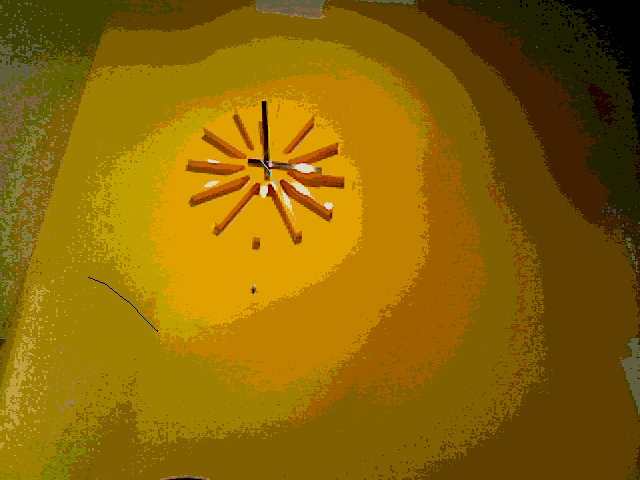
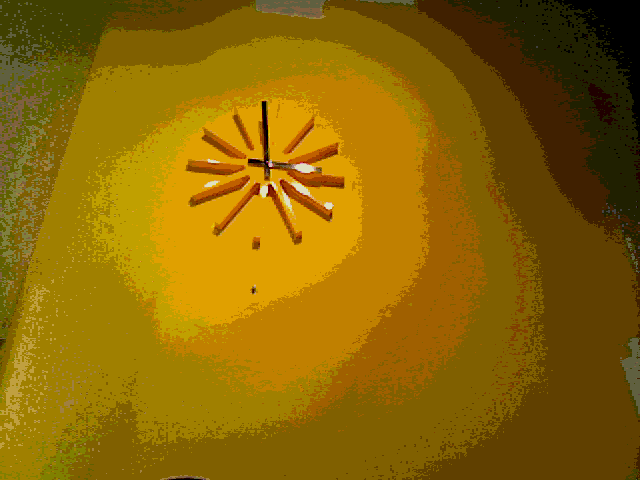
The second 640 × 480 image is a revision of the first. Changes to its layers:
removed layer "Layer #1" over <box>88,142,277,332</box>
